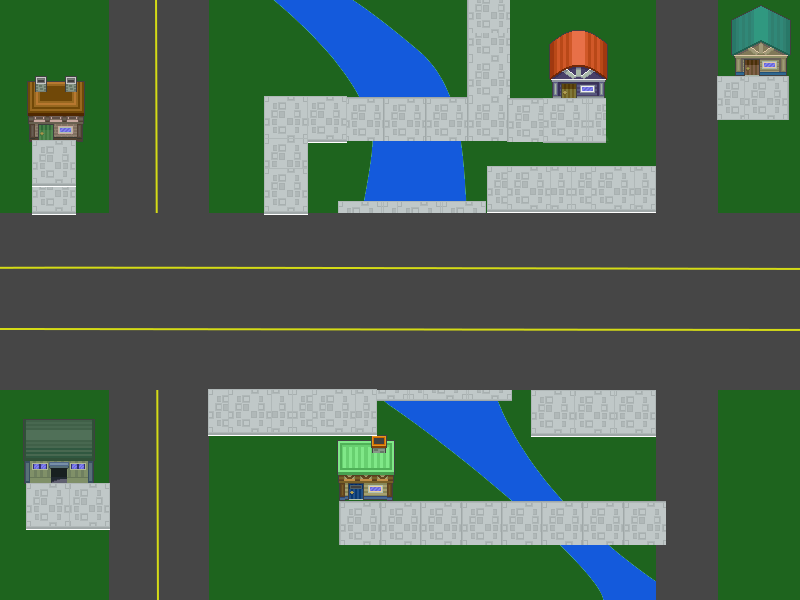
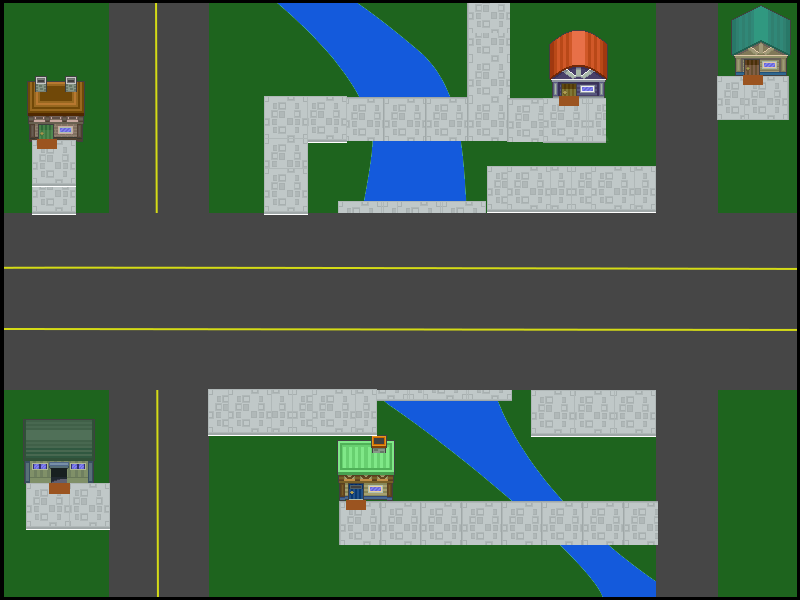
Two versions of the same layered image (800x600). Layer-by-layer changes:
added layer "thresholds" above "black border" over [37, 75, 763, 510]
added layer "black border" above "sidewalk" over [0, 0, 800, 600]
painted on "path1" over [658, 501, 666, 545]
